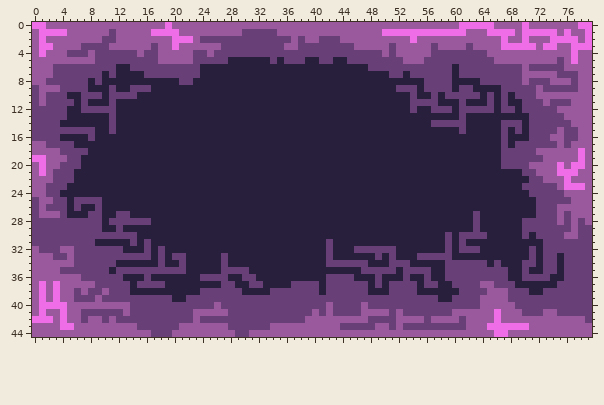
A sprite sheet gets an edit: Sprites/titlebg.png. The picture above is the old version.
The file is 80x45 pixels.
New version:
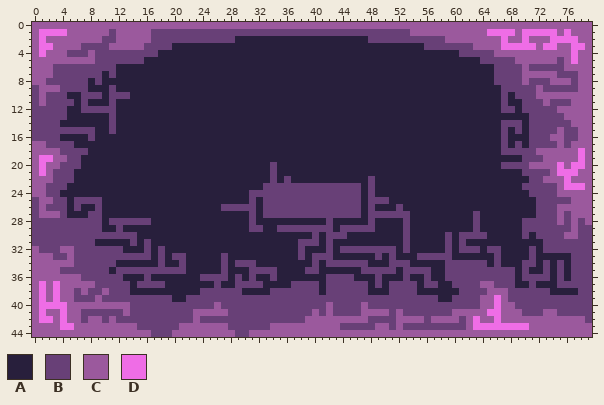
Palette (. is transparent): A #281f3c  B #684077  C #9b599d  D #ef6de6
Change:
Changed rows in their new state; - is an unchanged pixel.
first column x 0:
 0 CC-----------------C-----------------------------------------CCCCC----C-------CC
 1 -----------------BBBBBBBBBBBBB-----BBBBBBBBBBBBBBBBBBBCCCCCCCC-----------------C
 2 -----------------BBBBBBB-----AAAAAAAAAAAAAAAAAAABBBBBBBBBBB--------------------C
 3 ----------------B-BBAAAAAAAAAAAAAAAAAAAAAAAAAAAAAAAAAAAAB-BBBB-----------------C
 4 ---------------B--AAAAAAAAAAAAAAAAAAAAAAAAAAAAAAAAAAAAAAAAAAA----B--------------
 5 ----------------AAAAAAAAAAAA------A-AAA--AA--AAAAAAAAAAAAAAAAAAA--BBB-----------
 6 --------------AAAAAAAAAA------------------------AAAAAAAAAAAA-AAAAA--------------
 7 ----------------AAAAAAAA---------------------------AA-AAAAAA-AAAAA--------------
 8 ---------------------AA---------------------------------AAAA----AA--------------
 9 --------------AAA-----------------------------------AAA-AAAA-AA-----------------
10 --------------A---------------------------------------A--A-AAAAA-A--------------
11 ------------------------------------------------------AAAA---A---A--------------
12 ------------------------------------------------------A--AAA-AAAAA--------------
13 -------------------------------------------------------------A------------------
14 ---------------------------------------------------------AAAAA------------------
15 -------------------------------------------------------------A------------------
17 ----------------------------------------------------------------------A---------
19 C-D----------------------------------------------------------------AAA----------
20 ----------------------------------B---------------------------------------------
21 ----------------------------------B-------------------------------------BB------
22 ----------------------------------B-B-----------B-------------------------------
23 ---------------------------------BBBBBBBBBBBBBB-B-------------------------------
24 -------------------------------BBBBBBBBBBBBBBBB-B--------------------------C----
25 -------------------------------B-BBBBBBBBBBBBBB-BBB-----------------------------
26 ---------------------------BBBBB-BBBBBBBBBBBBBB-B---B---------------------------
27 ------------AA-----------------B-BBBBBBBBBBBBBB-BBBBBB--------------------------
28 -------------------------------B----------B-----B----B--------------------------
29 -------------------------------BB--BBBBBBBB-BBBBB----B--------------------------
30 ----------------------------------------B-BBB--------B--------------------------
31 --------------------------------------BBB------------B--------------------------
32 --------------------------------------B-----BB-------B-----------BB-------------
33 --------------------------------------B-BB------------------------B------AA-A---
34 -----------------------------BBB--------B---------------------------------ABA---
35 ----------------------------AAABBBB----BB---------------------------B-----ABA---
36 -----------------------------BA---B---------------------------------B------BA---
37 --------------------------BAABB----------------------------------------B--------
38 -----------------------------------------------------------------------BB-AAAA--
39 ------------------------------------------------------------------D-------------
40 ------------------------------------------------------------------D-------------
41 -----------------------------------------------------------------D--------------
42 C--------------------------------------------------------------D----------------
43 ---------------------------------------------------------------DD---------------
44 ------------------------------------------------------------------CC------------
